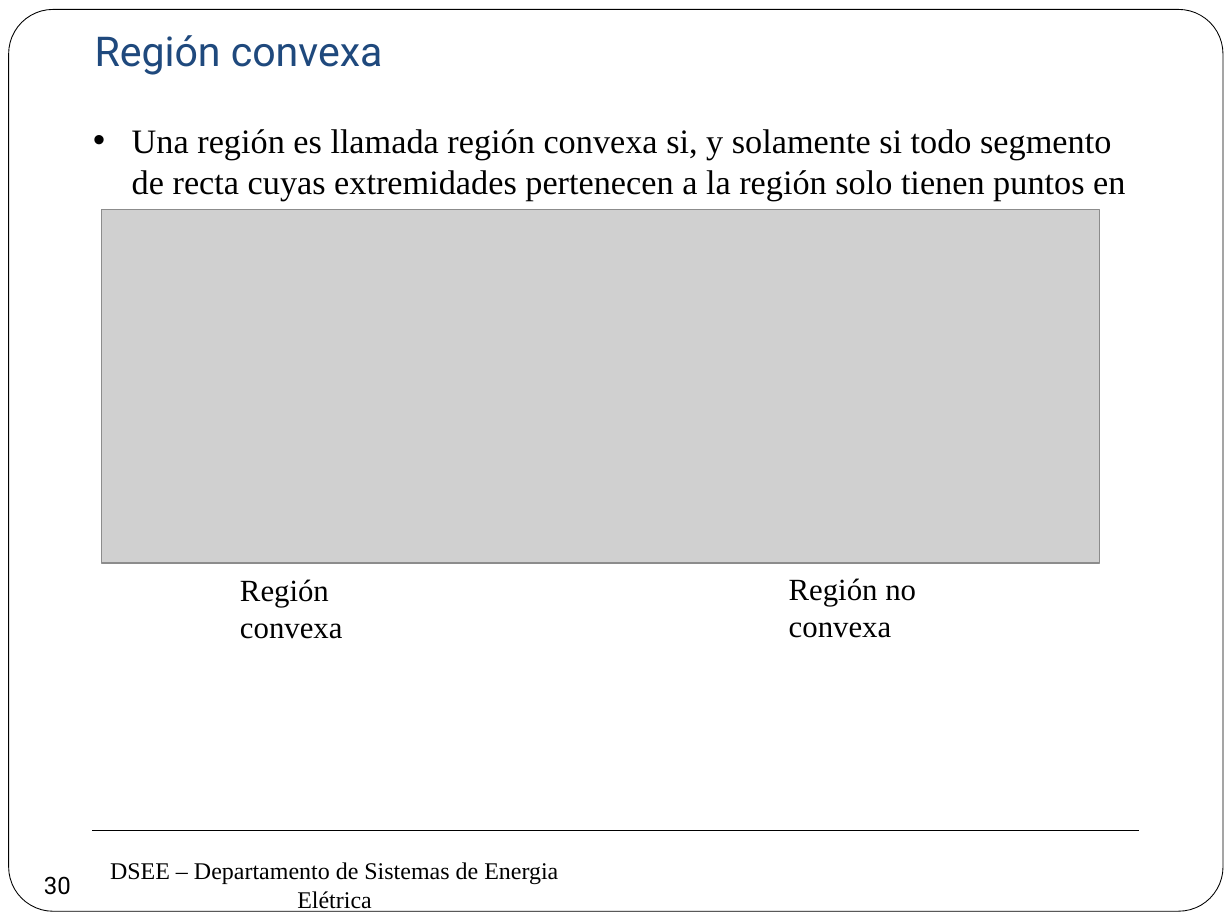
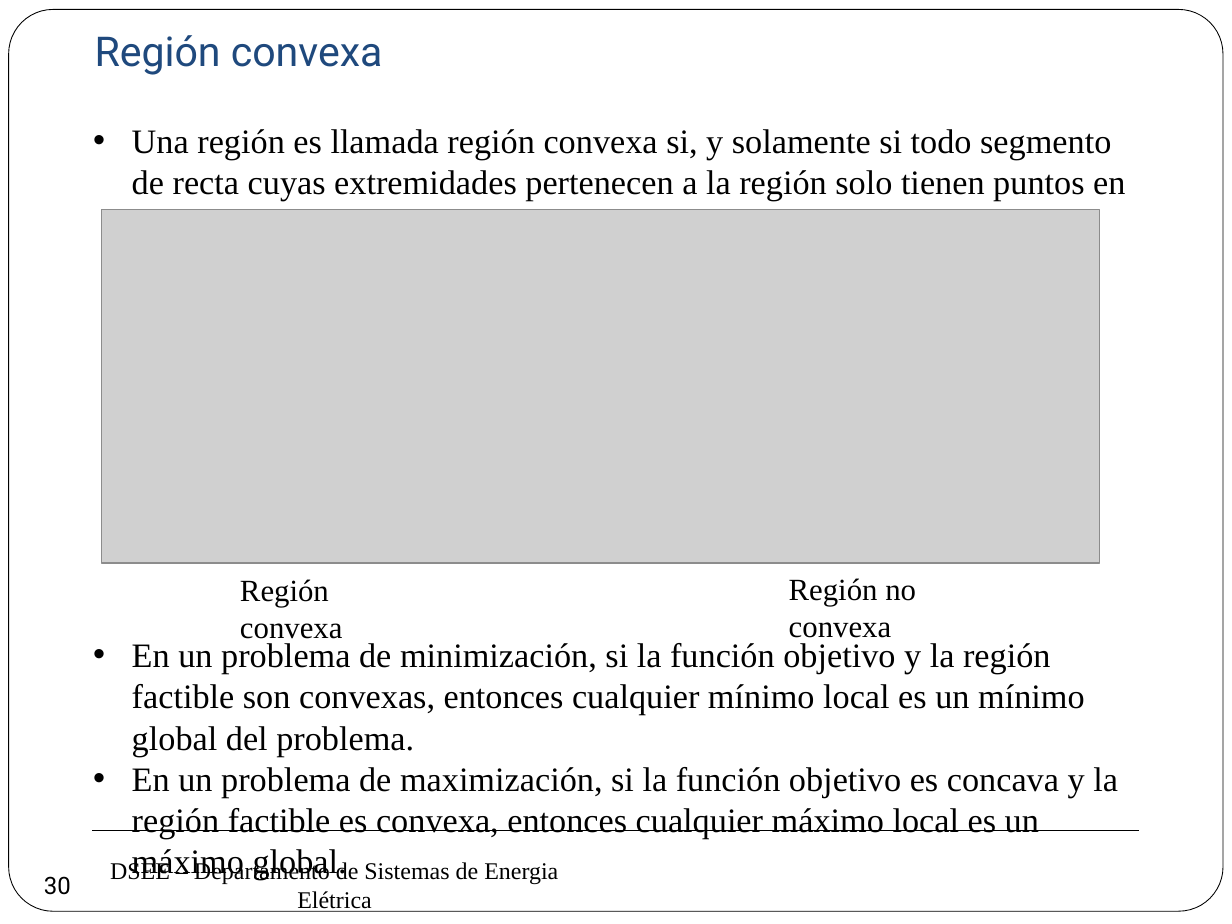
Before and after one commit to erikfilias/Power-Systems-Optimization-using-Julia-Language, a slide deck: slide 30 of 1. Lectures/Introducción a la Optimización aplicada a Sistemas de Energía Eléctrica/Dia 1/2. Modelamiento & Optimizaciónv2.pptx. Drawn at 1232x924 pixels with LibreOffice and Linux fonts; fonts in the diff are those of the drawing; grey boxes stand for pictures; background and template pictures are left out. Boxes give left, top, right and bottom in pixels: in the first picture for what was removed or moved away, otherwise in the second. Text is boxed around its words. In the diff, an @@ line names an element or a change of style, - is before the commit and + after.

```diff
--- a/1. Lectures/Introducción a la Optimización aplicada a Sistemas de Energía Eléctrica/Dia 1/2. Modelamiento & Optimizaciónv2.pptx
+++ b/1. Lectures/Introducción a la Optimización aplicada a Sistemas de Energía Eléctrica/Dia 1/2. Modelamiento & Optimizaciónv2.pptx
@@ text added at [132, 643, 1118, 880], 20 pt, text #000000 @@
+• En un problema de minimización, si la función objetivo y la región factible son convexas, entonces cualquier mínimo local es un mínimo global del problema.
+• En un problema de maximización, si la función objetivo es concava y la región factible es convexa, entonces cualquier máximo local es un máximo global.
```
Also in this commit, not shown: 5 slides added.
